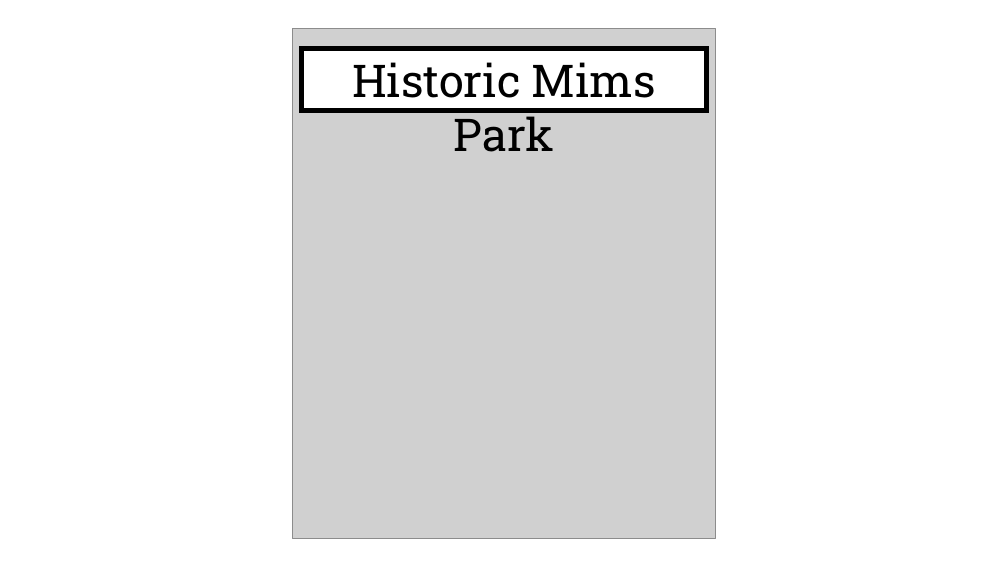
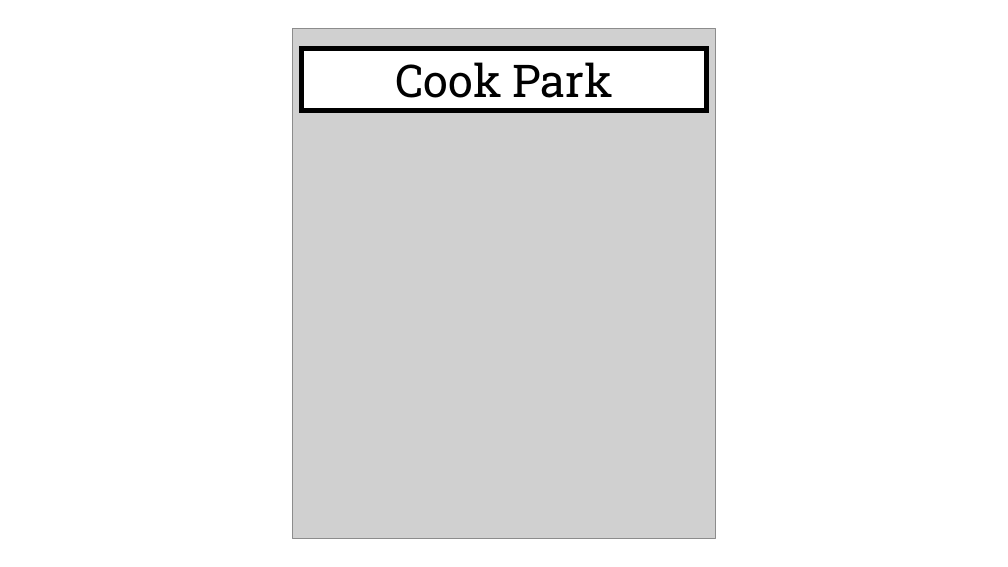
Before and after one commit to fr0zensn0w/HistoricMimsPark, a slide deck: slide 1 of images/Map.pptx. Drawn at 1008x567 pixels with LibreOffice and Linux fonts; fonts in the diff are those of the drawing; grey boxes stand for pictures. Boxes give left, top, right and bottom in pixels: in the first picture for what was removed or moved away, otherwise in the second. Text is boxed around its words. In the diff, an @@ line names an element or a change of style, - is before the commit and + after.

Commit message:
Added Cook Park name change
Added Cook Park name change

```diff
--- a/images/Map.pptx
+++ b/images/Map.pptx
@@ text in rectangle at box(395, 62, 613, 98): text changed @@
-Historic Mims Park
+Cook Park
```
